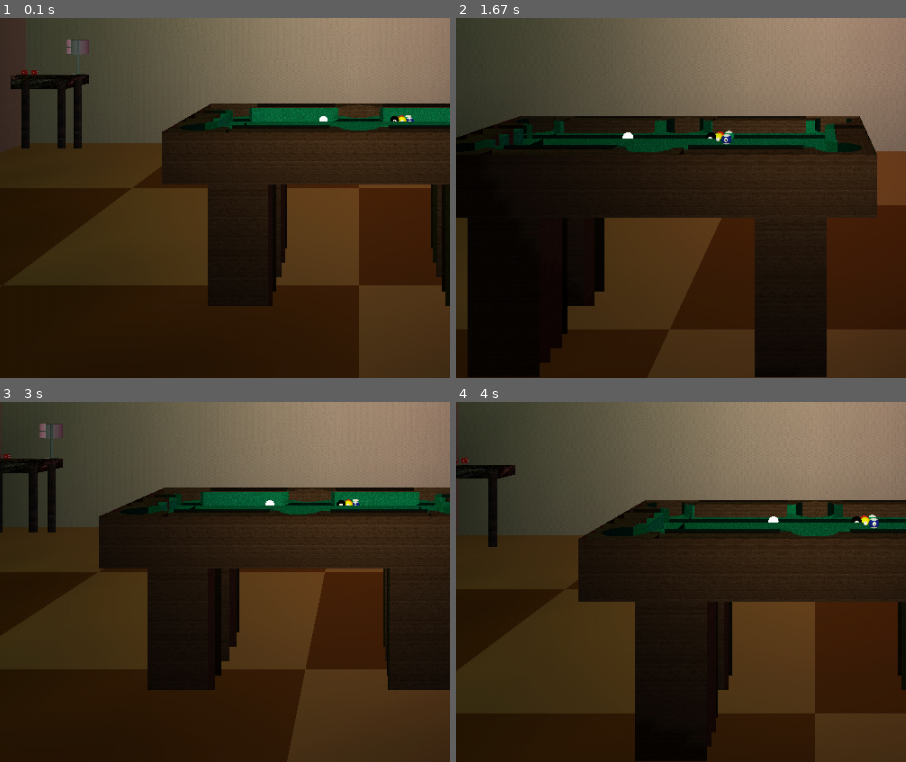
Above: before the commit, frames 1-4 (two rows, left to right).
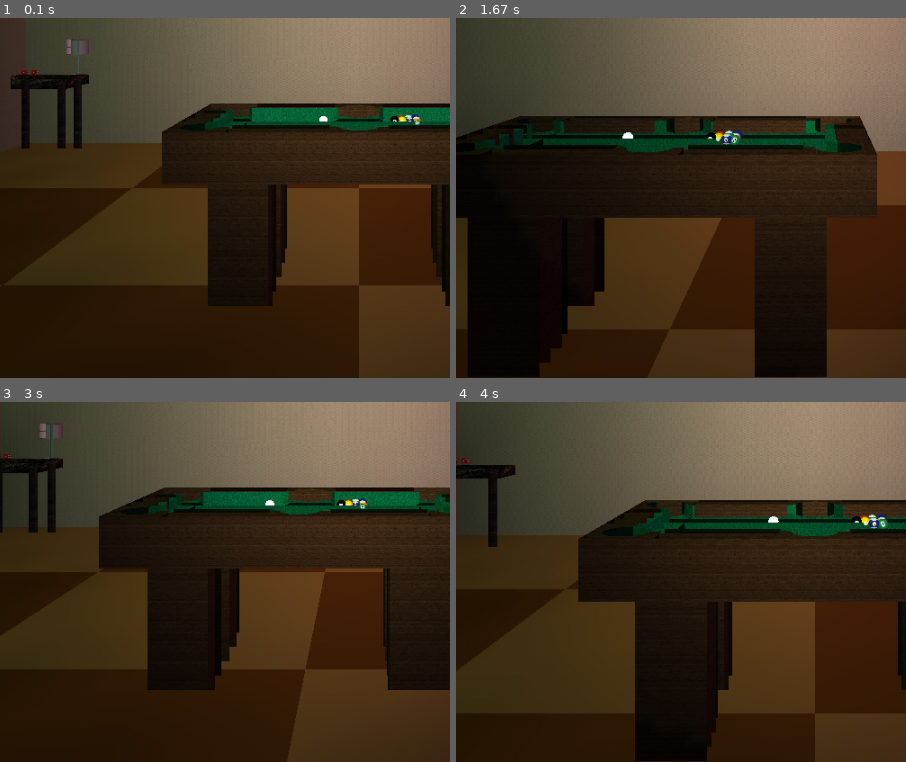
Above: after the commit, the same moments.

Repository: mikepmerritt/graphics-project-3
Game: pygame game, started from interactive_scene_pygame.py
Two runs of this game, one before a commit and one after it. Both use one fixed random seed, a clock stepped at 60 frames per second and the inputs below.
Inputs:
- Up to frame 1 (0.1 s): no input
- Up to frame 2 (1.67 s): hold D 0.33-0.8 s; hold W 0.83-1.3 s; hold D from 1.33 s (still down)
- Up to frame 3 (3 s): release D at 1.8 s; hold A 1.83-2.37 s; hold S 2.4-2.87 s; hold A from 2.9 s (still down)
- Up to frame 4 (4 s): release A at 3.37 s; hold W 3.4-3.87 s; hold D from 3.9 s (still down)
The pictures show only the part of the screen within x 10-60%, y 50-100%; the shares and areas given below are measured in that part.

The runs differ from the first frame. In frame 1, less than 0.1% of the frame differs, in the area x 91-94%, y 26-30%; in frame 2, less than 0.1%; in frame 3, less than 0.1%; in frame 4, less than 0.1%, in the area x 93-96%, y 31-36%.

Commit message:
added one last row of balls

Diff:
--- a/interactive_scene_pygame.py
+++ b/interactive_scene_pygame.py
@@ -273,6 +273,10 @@
 ten_ball_texture = None
 fourteen_ball_texture = None
 nine_ball_texture = None
+thirteen_ball_texture = None
+four_ball_texture = None
+six_ball_texture = None
+two_ball_texture = None
 library_painting_texture = None
 
 # Dice state information
@@ -453,7 +457,7 @@
     # quadrics
     global tube, ball, disk
     # textures
-    global dice_texture_1, dice_texture_2, dice_texture_3, d …(368 unchanged characters)… urteen_ball_texture, nine_ball_texture, library_painting_texture
+    global dice_texture_1, dice_texture_2, dice_texture_3, d …(368 unchanged characters)… urteen_ball_texture, nine_ball_texture, thirteen_ball_texture, four_ball_texture, six_ball_texture, two_ball_texture, library_painting_texture
 
     # pygame setup
     pygame.init()
@@ -487,6 +491,10 @@
     ten_ball_texture = load_texture("resources/ball10_squish.jpg", 1024)
     fourteen_ball_texture = load_texture("resources/ball14_squish.jpg", 1024)
     nine_ball_texture = load_texture("resources/ball9_squish.jpg", 1024)
+    thirteen_ball_texture = load_texture("resources/ball13_squish.jpg", 1024)
+    four_ball_texture = load_texture("resources/ball4_squish.jpg", 1024)
+    six_ball_texture = load_texture("resources/ball6_squish.jpg", 1024)
+    two_ball_texture = load_texture("resources/ball2_squish.jpg", 1024)
     library_painting_texture = load_texture("resources/library_painting.jpg", 2048)
     floor_texture = generate_checkerboard_texture(4, 4, 1, [[139, 69, 19, 255], [205, 133, 63, 255]])
 
@@ -1880,8 +1888,14 @@
         texture = ten_ball_texture
     elif id == 14:
         texture = fourteen_ball_texture
+    elif id == 9:
+        texture = nine_ball_texture
+    elif id == 13:
+        texture = thirteen_ball_texture
+    elif id == 6:
+        texture = six_ball_texture
     else:
-        texture = nine_ball_texture
+        texture = two_ball_texture
 
     set_ball_material(GL_FRONT_AND_BACK)
     glBindTexture(GL_TEXTURE_2D, texture)
@@ -1957,7 +1971,11 @@
     all_balls.append(BilliardBall(3, table_x + 2.4, table_z + -0.2))    # three
     all_balls.append(BilliardBall(10, table_x + 2.8, table_z + 0.4))    # ten
     all_balls.append(BilliardBall(14, table_x + 2.8, table_z + -0.4))   # fourteen
-    all_balls.append(BilliardBall(9, table_x + 2.8, table_z))          # nine
+    all_balls.append(BilliardBall(9, table_x + 2.8, table_z))           # nine
+    all_balls.append(BilliardBall(13, table_x + 3.2, table_z + 0.2))    # thirteen
+    all_balls.append(BilliardBall(4, table_x + 3.2, table_z - 0.2))     # four
+    all_balls.append(BilliardBall(6, table_x + 3.2, table_z + 0.6))     # six
+    all_balls.append(BilliardBall(2, table_x + 3.2, table_z - 0.6))     # two
 
 def draw_balls():
     for ball in all_balls:
Binary file added: resources/ball13_squish.jpg
Binary file added: resources/ball2_squish.jpg
Binary file added: resources/ball4_squish.jpg
Binary file added: resources/ball6_squish.jpg
